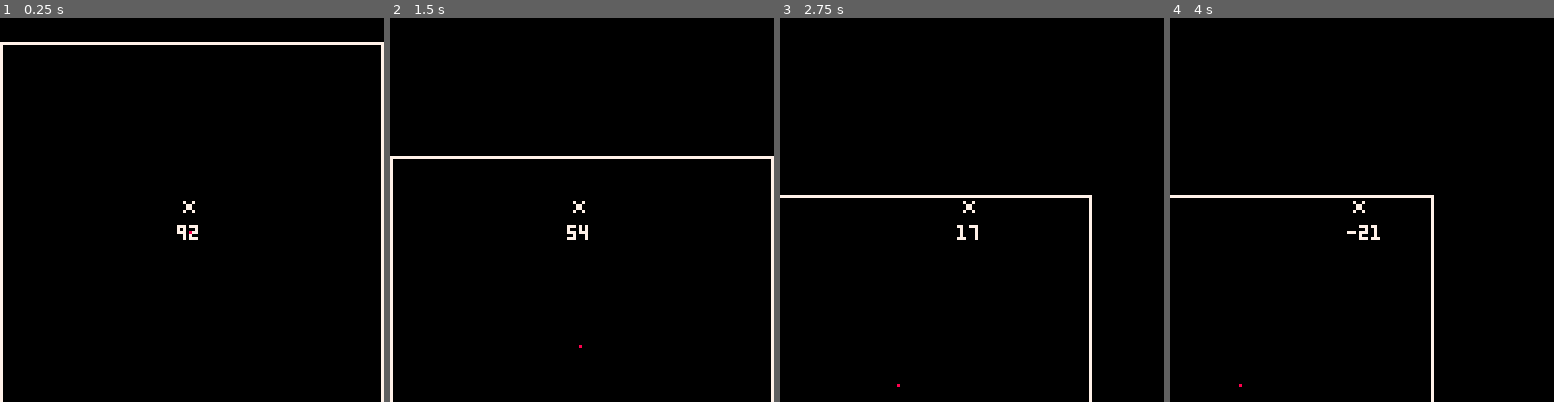
Above: before the commit, frames 1-4 (left to right).
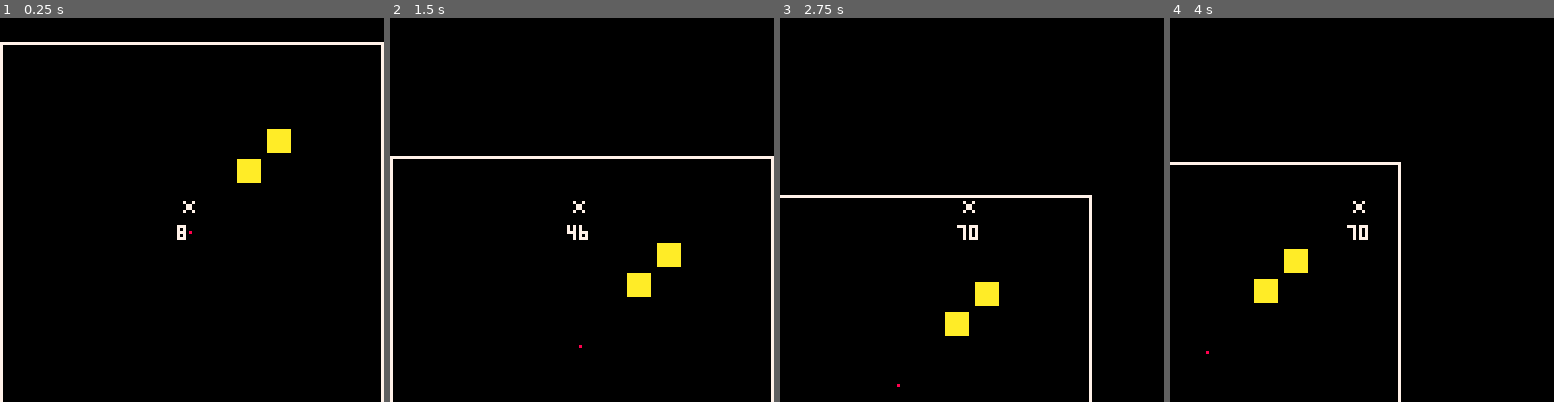
Above: after the commit, the same moments.

Repository: shen-sat/space-train-trader-demake
Game: PICO-8 cartridge game.p8
The game is run twice, just before and just after one commit, with the same random seed, the same clock (stepped at 60 frames per second) and the same inputs.
Inputs:
- Up to frame 1 (0.25 s): no input
- Up to frame 2 (1.5 s): no input
- Up to frame 3 (2.75 s): hold Right 1.6-2.1 s; hold Up 2.15-2.42 s; hold Right from 2.47 s (still down)
- Up to frame 4 (4 s): release Right at 3.03 s; hold Left 3.08-3.58 s; hold Down 3.63-3.97 s

The runs differ from the first frame. In frame 1, 0.9% of the frame differs, in the area x 46-76%, y 28-58%; in frame 2, 0.8%; in frame 3, 0.9%; in frame 4, 2.8%, in the area x 0-69%, y 37-100%.

Commit message:
Collect and move carts

Diff:
--- a/game.p8
+++ b/game.p8
@@ -3,24 +3,38 @@
 __lua__
 
 function _init()
+  score = 0
   galaxy = {
     x = 0,
     y = 0
   }
-
   player = {
     sprite = 0,
     x = galaxy.x - 4,
     y = galaxy.y - 4,
+    width = 8,
+    height = 8,
     speed = 1,
     compass = {0,1,2,3},
     direction = 0,
     speed = 1,
-    fuel = 100,
+    fuel = 5000,
+    carts = {},
+    pos_history = {},
+    pos_history_limit = 70,
     update = function(self)
+      self:update_pos_history()
       self:burn_fuel()
       self:turn()
       self:move()
+      self:update_carts_position()
+    end,
+    update_pos_history = function(self)
+     local pos = { x = self.x, y = self.y }
+     add(self.pos_history, pos, 1)
+     if #self.pos_history > self.pos_history_limit then
+      del(self.pos_history,self.pos_history[#self.pos_history])
+     end
     end,
     turn = function(self)
       local rotation
@@ -58,28 +72,82 @@
     end,
     burn_fuel = function(self)
       self.fuel -= 1
+    end,
+    update_carts_position = function(self)
+      for i, cart in ipairs(self.carts) do
+        local cart_pos = self.pos_history[i * cart.width]
+        cart.x = cart_pos.x
+        cart.y = cart_pos.y
+      end
     end
+  }
+
+  carts = {
+    make_cart(player.x + 20, player.y - 20),
+    make_cart(player.x + 30, player.y - 30)
   }
 end
 
 function _update()
   player:update()
-
+  for cart in all(carts) do
+    cart:check_player_collision(player)
+  end
   camera(player.x - 59,player.y - 59)
 end
 
 function _draw()
   cls()
-  print(player.fuel, player.x, player.y + 10, 7)
+  for cart in all(carts) do
+    spr(cart.sprite,cart.x,cart.y)
+  end
+
+  print(#player.pos_history, player.x, player.y + 10, 7)
   spr(player.sprite, player.x, player.y)
   rect(galaxy.x - 63,galaxy.y - 63,127 - 63,127 - 63,7) --border
   pset(galaxy.x,galaxy.y,8) --center of galaxy
 end
 
+function check_point_in_rect(point,rect)
+  return point.x >= rect.x and point.x <= rect.x + rect.width and point.y >= rect.y and point.y <= rect.y + rect.height
+end
+
+function make_cart(x,y)
+  local cart = {
+    sprite = 1,
+    x = x,
+    y = y,
+    width = 8,
+    height = 8,
+    type = 'gold',
+    is_collected  = false,
+    center = function(self)
+      local center_points = {
+        { x = (self.x + self.width/2), y = (self.y + self.height/2)}, -- bottom right
+        { x = (self.x + self.width/2), y = (self.y + self.height/2) - 1}, -- top right
+        { x = (self.x + self.width/2) - 1, y = (self.y + self.height/2)}, -- bottom left
+        { x = (self.x + self.width/2) - 1, y = (self.y + self.height/2) - 1} -- top left
+      }
+      return center_points
+    end,
+    check_player_collision = function(self,player)
+      for point in all(self:center()) do
+        if check_point_in_rect(point,player) and not self.is_collected then
+          self.is_collected = true
+          add(player.carts,self)
+        end
+      end
+    end
+  }
+  return cart
+end
+
 __gfx__
-00000000000000000000000000000000000000000000000000000000000000000000000000000000000000000000000000000000000000000000000000000000
-00000000000000000000000000000000000000000000000000000000000000000000000000000000000000000000000000000000000000000000000000000000
-00700700000000000000000000000000000000000000000000000000000000000000000000000000000000000000000000000000000000000000000000000000
-00077000000000000000000000000000000000000000000000000000000000000000000000000000000000000000000000000000000000000000000000000000
-00077000000000000000000000000000000000000000000000000000000000000000000000000000000000000000000000000000000000000000000000000000
-00700700000000000000000000000000000000000000000000000000000000000000000000000000000000000000000000000000000000000000000000000000
+00000000aaaaaaaa0000000000000000000000000000000000000000000000000000000000000000000000000000000000000000000000000000000000000000
+00000000aaaaaaaa0000000000000000000000000000000000000000000000000000000000000000000000000000000000000000000000000000000000000000
+00700700aaaaaaaa0000000000000000000000000000000000000000000000000000000000000000000000000000000000000000000000000000000000000000
+00077000aaaaaaaa0000000000000000000000000000000000000000000000000000000000000000000000000000000000000000000000000000000000000000
+00077000aaaaaaaa0000000000000000000000000000000000000000000000000000000000000000000000000000000000000000000000000000000000000000
+00700700aaaaaaaa0000000000000000000000000000000000000000000000000000000000000000000000000000000000000000000000000000000000000000
+00000000aaaaaaaa0000000000000000000000000000000000000000000000000000000000000000000000000000000000000000000000000000000000000000
+00000000aaaaaaaa0000000000000000000000000000000000000000000000000000000000000000000000000000000000000000000000000000000000000000
Not shown, changed: TODO.txt
